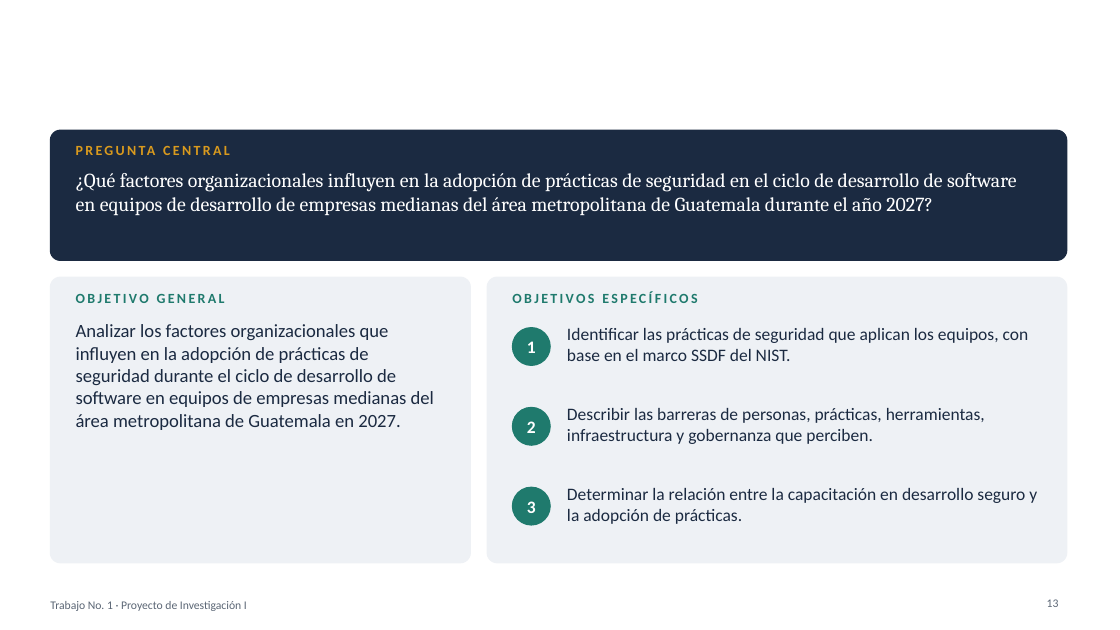
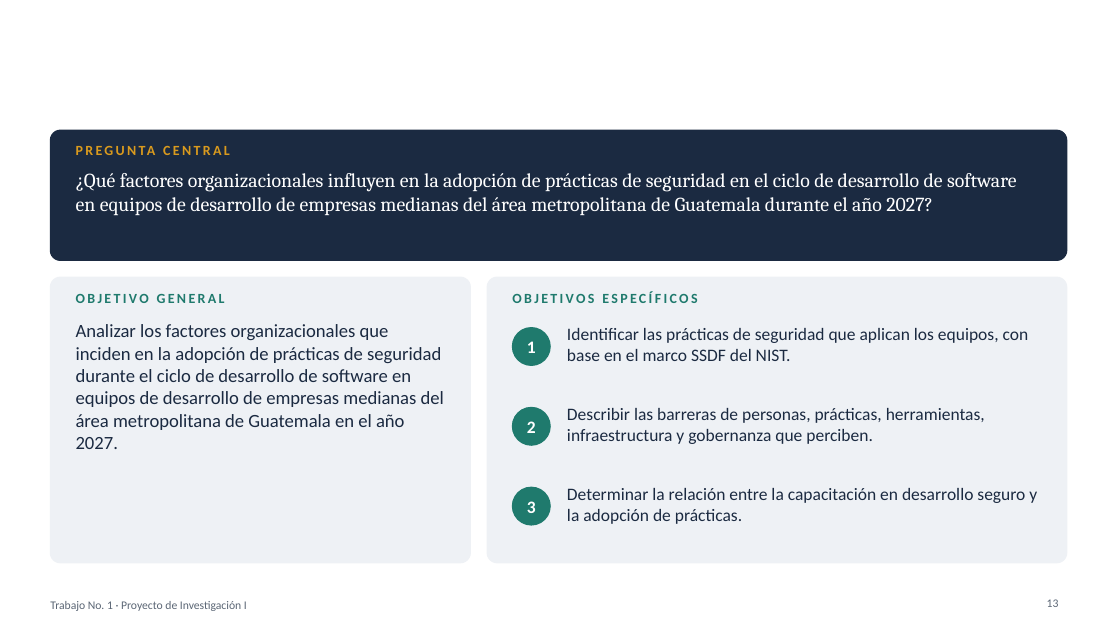
Before and after one commit to GG-II/4to-TRIMESTRE-Maestria, a slide deck: slide 13 of Proyecto de Investigación 1/Trabajo 1/Presentacion-Kuhn-y-seguridad-informatica.pptx. Drawn at 1120x630 pixels with LibreOffice and Linux fonts; fonts in the diff are those of the drawing. Boxes give left, top, right and bottom in pixels: in the first picture for what was removed or moved away, otherwise in the second. Text is boxed around its words. In the diff, an @@ line names an element or a change of style, - is before the commit and + after.

```diff
--- a/Proyecto de Investigación 1/Trabajo 1/Presentacion-Kuhn-y-seguridad-informatica.pptx
+++ b/Proyecto de Investigación 1/Trabajo 1/Presentacion-Kuhn-y-seguridad-informatica.pptx
@@ text at bbox=[76, 324, 444, 449]: text changed @@
-Analizar los factores organizacionales que influyen en la adopción de prácticas de seguridad durante el ciclo de desarrollo de software en equipos de empresas medianas del área metropolitana de Guatemala en 2027.
+Analizar los factores organizacionales que inciden en la adopción de prácticas de seguridad durante el ciclo de desarrollo de software en equipos de desarrollo de empresas medianas del área metropolitana de Guatemala en el año 2027.
```
